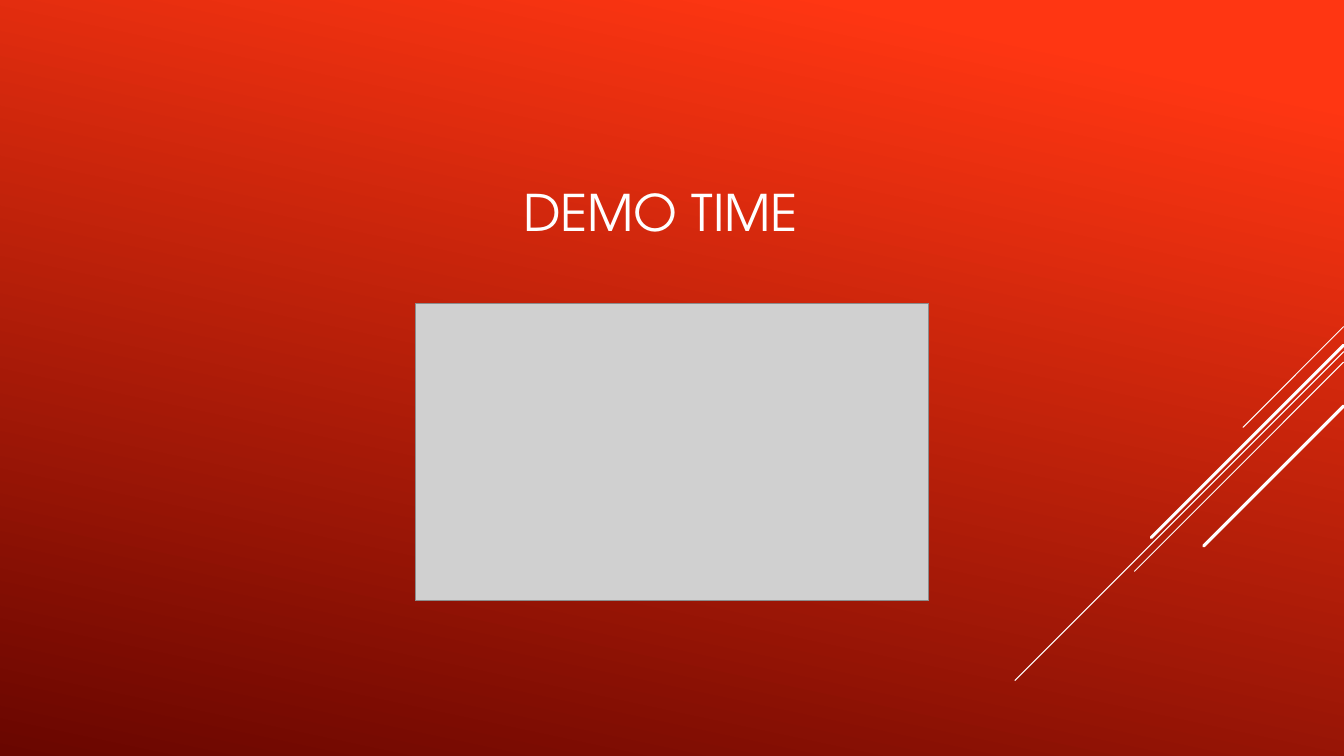
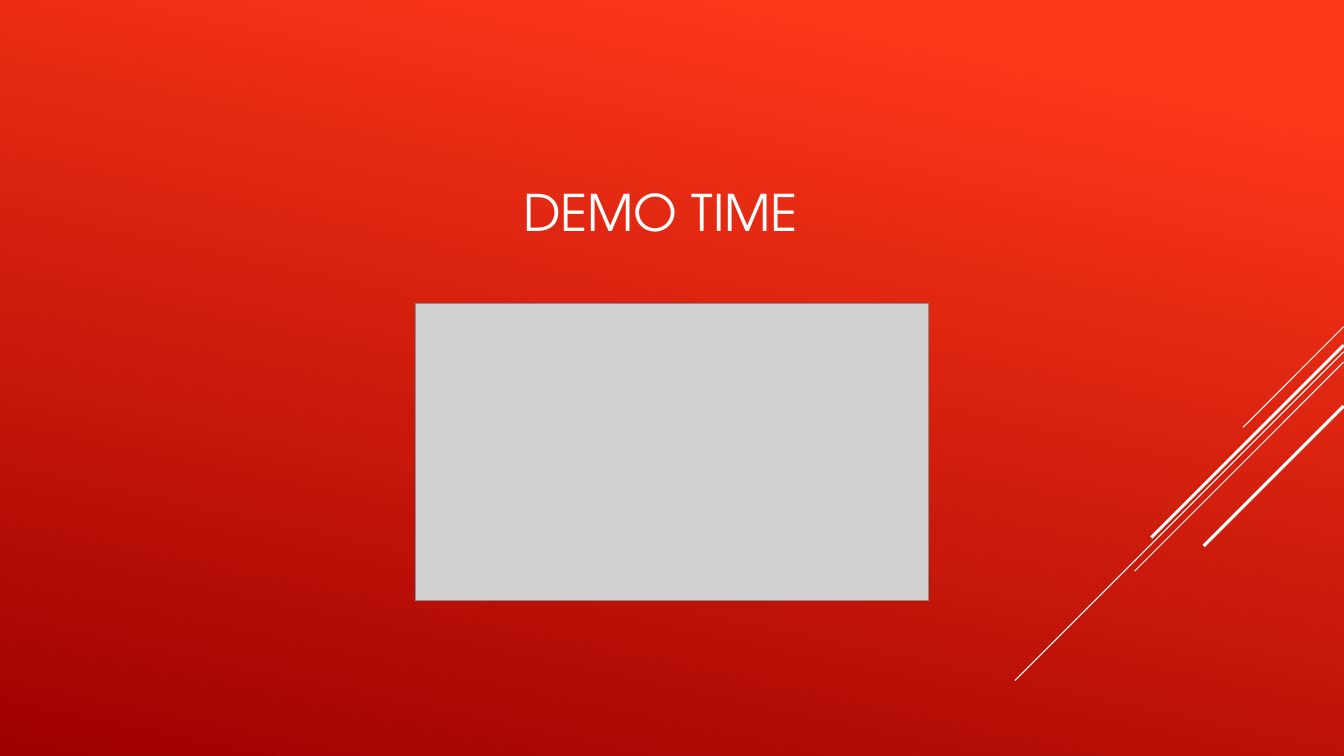
Before and after one commit to tajaniz95/WebProgrammingProjects, a slide deck: slide 11 of Project4/Online virtual agent.pptx (slide 12 before the commit). Drawn at 1344x756 pixels with LibreOffice and Linux fonts; fonts in the diff are those of the drawing; grey boxes stand for pictures. Boxes give left, top, right and bottom in pixels: in the first picture for what was removed or moved away, otherwise in the second. Text is boxed around its words. In the diff, an @@ line names an element or a change of style, - is before the commit and + after.

```diff
--- a/Project4/Online virtual agent.pptx
+++ b/Project4/Online virtual agent.pptx
@@ background gradient #FF3712 to #6A0600 to gradient #FE3819 to #9E0000 @@
@@ title "DEMO TIME" at (523,193,798,232): indent changed @@
```
Also in this commit, not shown: 9 other slides changed, 1 slide added, 2 slides removed, 31 other files.
